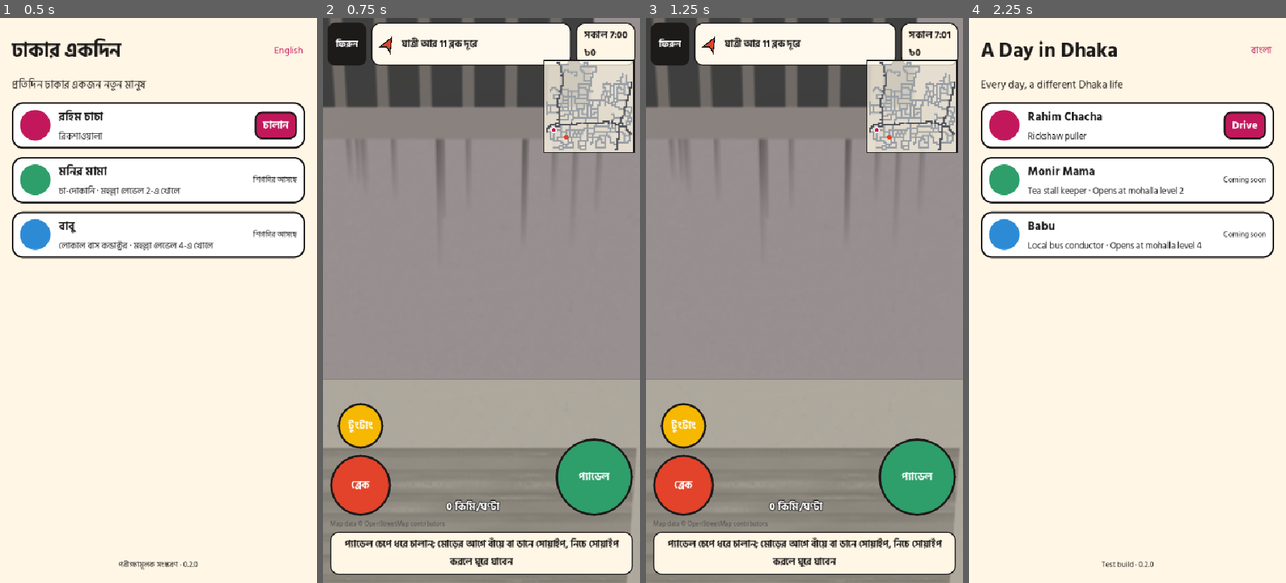
Above: before the commit, frames 1-4 (left to right).
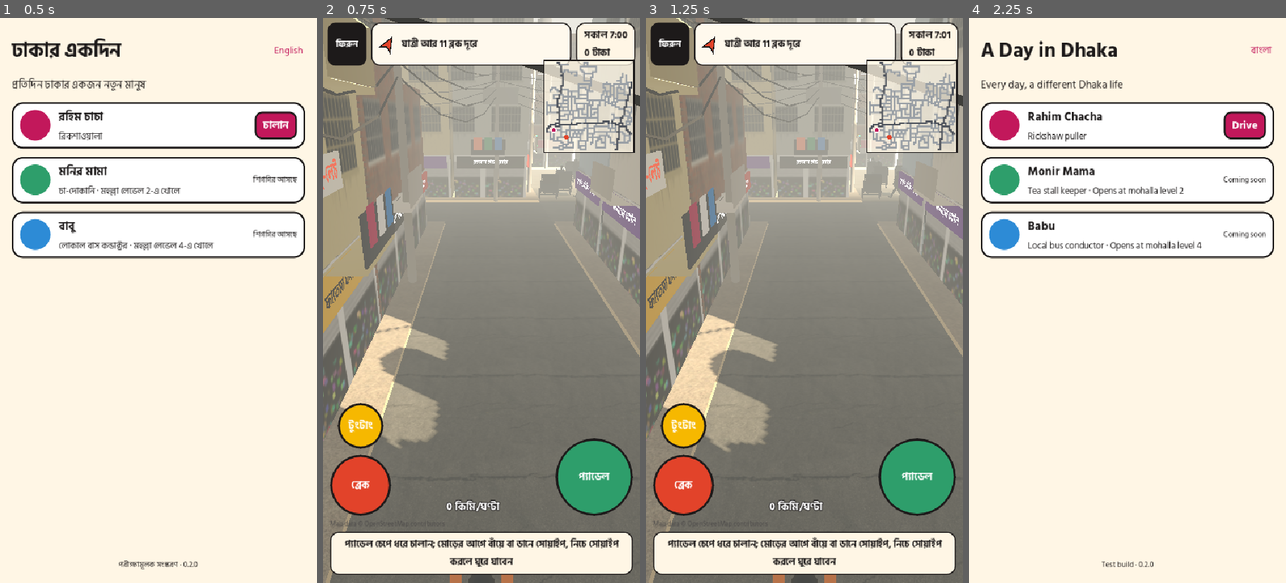
Above: after the commit, the same moments.

Repository: Habibur-Rahman-KUET-09/Dhakay-Akdin
Game: Godot game, scene res://scenes/main.tscn
Same seed, same stepped clock (60 frames per second), same inputs: the game is played once before the commit and once after it.
Inputs:
- Up to frame 1 (0.5 s): no input
- Up to frame 2 (0.75 s): click "চালান" at 0.5 s
- Up to frame 3 (1.25 s): no input
- Up to frame 4 (2.25 s): click "ফিরুন" at 1.25 s; click "English" at 2 s

Frame 1 is identical in both runs. In frame 2, 50% of the frame differs, in the area x 0-100%, y 0-100%; in frame 3, 50%; in frame 4, nothing differs.

Commit message:
3D: money as "টাকা", camera never inside a building
- In this font the taka sign reads like the digit ৬, so "৳0" looked like
  60: amounts are now written "45 টাকা" / "Tk 45".
- When there is a building behind the rickshaw the camera comes closer
  (and a little higher) until it is over the road, instead of showing the
  inside of a wall.

Co-Authored-By: Claude Opus 5.5 <noreply@anthropic.com>
Claude-Session: https://claude.ai/code/session_01D5VTTbiAkjZrLBvbSQEf7i

Diff:
--- a/game/content/strings.json
+++ b/game/content/strings.json
@@ -128,8 +128,8 @@
   "en": "Passenger {tiles} blocks away"
  },
  "offerTitle": {
-  "bn": "{place} যাবেন? ৳{fare}",
-  "en": "To {place}? ৳{fare}"
+  "bn": "{place} যাবেন? {fare} টাকা",
+  "en": "To {place}? Tk {fare}"
  },
  "type_normal": {
   "bn": "সাধারণ যাত্রী",
@@ -152,8 +152,8 @@
   "en": "Agree"
  },
  "counter": {
-  "bn": "৳{fare} দেন",
-  "en": "Ask ৳{fare}"
+  "bn": "{fare} টাকা চান",
+  "en": "Ask Tk {fare}"
  },
  "refuse": {
   "bn": "মানা",
@@ -164,20 +164,20 @@
   "en": "They said no and walked off"
  },
  "boarded": {
-  "bn": "যাত্রী উঠলেন: {place}, ৳{fare}",
-  "en": "Aboard: {place}, ৳{fare}"
+  "bn": "যাত্রী উঠলেন: {place}, {fare} টাকা",
+  "en": "Aboard: {place}, Tk {fare}"
  },
  "delivered": {
-  "bn": "পৌঁছে দিলেন! ৳{fare}{tip} · রেটিং {stars}/৫",
-  "en": "Delivered! ৳{fare}{tip} · rating {stars}/5"
+  "bn": "পৌঁছে দিলেন! {fare} টাকা{tip} · রেটিং {stars}/৫",
+  "en": "Delivered! Tk {fare}{tip} · rating {stars}/5"
  },
  "tipText": {
-  "bn": " + বখশিশ ৳{tip}",
-  "en": " + tip ৳{tip}"
+  "bn": " + বখশিশ {tip} টাকা",
+  "en": " + tip Tk {tip}"
  },
  "redLight": {
-  "bn": "লাল বাতি পার হলেন! জরিমানা ৳{fine}",
-  "en": "Ran a red light! Fine ৳{fine}"
+  "bn": "লাল বাতি পার হলেন! জরিমানা {fine} টাকা",
+  "en": "Ran a red light! Fine Tk {fine}"
  },
  "morning": {
   "bn": "সকাল",
@@ -208,8 +208,8 @@
   "en": "Day over"
  },
  "earned": {
-  "bn": "আজকের আয়: ৳{money}",
-  "en": "Earned today: ৳{money}"
+  "bn": "আজকের আয়: {money} টাকা",
+  "en": "Earned today: Tk {money}"
  },
  "tripsDone": {
   "bn": "ট্রিপ: {trips}",
@@ -220,16 +220,16 @@
   "en": "Average rating: {stars}/5"
  },
  "finesPaid": {
-  "bn": "জরিমানা: ৳{fines}",
-  "en": "Fines: ৳{fines}"
+  "bn": "জরিমানা: {fines} টাকা",
+  "en": "Fines: Tk {fines}"
  },
  "targetMet": {
-  "bn": "লক্ষ্য ৳{target} পূরণ হয়েছে!",
-  "en": "Target ৳{target} reached!"
+  "bn": "লক্ষ্য {target} টাকা পূরণ হয়েছে!",
+  "en": "Target Tk {target} reached!"
  },
  "targetMissed": {
-  "bn": "লক্ষ্য ছিল ৳{target}, কাল আবার চেষ্টা",
-  "en": "The target was ৳{target}; try again tomorrow"
+  "bn": "লক্ষ্য ছিল {target} টাকা, কাল আবার চেষ্টা",
+  "en": "The target was Tk {target}; try again tomorrow"
  },
  "again": {
   "bn": "আবার খেলুন",
@@ -238,5 +238,9 @@
  "toMohalla": {
   "bn": "মহল্লায় ফিরুন",
   "en": "Back to the mohalla"
+ },
+ "taka": {
+  "bn": "{n} টাকা",
+  "en": "Tk {n}"
  }
 }
--- a/game/scripts/world/rickshaw_scene.gd
+++ b/game/scripts/world/rickshaw_scene.gd
@@ -54,6 +54,7 @@
 var _bob := 0.0
 var _yaw := 0.0
 var _side := Vector3.ZERO
+var _back := CAMERA_BACK
 var _notice := ""
 var _notice_colour := Look.OUTLINE
 var _notice_left := 0.0
@@ -364,11 +365,20 @@
 	var pedalling := shift.pedal and d.moving
 	_paint.set_shader_parameter("custom_data", Vector4(0.0, 1.0 if pedalling else 0.0, 0.0, 1.0))
 	var forward := Vector3(-sin(_yaw), 0, -cos(_yaw))
+	# Behind the rickshaw may be a building: then the camera comes closer
+	# (and a little higher) until it stands over the road.
+	var back := CAMERA_BACK
+	for k in [1.0, 0.75, 0.5, 0.3]:
+		back = CAMERA_BACK * k
+		var at := rickshaw.position - forward * back
+		if shift.map.is_road(Vector2i(floori(at.x / City.T), floori(at.z / City.T))):
+			break
+	_back = back if snap else lerpf(_back, back, minf(1.0, dt * 6.0))
 	# A gentle sway with each push of the pedals.
 	if pedalling:
 		_bob += dt * d.speed * 9.0
 	var sway := Vector3(0, sin(_bob * 2.0) * 0.05, 0) + Vector3(-forward.z, 0, forward.x) * sin(_bob) * 0.04
-	camera.position = rickshaw.position - forward * CAMERA_BACK + Vector3.UP * CAMERA_UP + sway
+	camera.position = rickshaw.position - forward * _back + Vector3.UP * (CAMERA_UP + (CAMERA_BACK - _back) * 0.4) + sway
 	camera.look_at(rickshaw.position + forward * 8.0 + Vector3.UP * 1.2 + sway * 0.5)
 
 
@@ -386,7 +396,7 @@
 		else:
 			target = strings.t("toPassenger", {"tiles": shift.remaining})
 	hud.show_controls(shift.pedal, shift.brake, shift.speed_now * City.T * 3.6)
-	var status := "%s\n৳%d" % [_clock_text(), shift.money]
+	var status := "%s\n%s" % [_clock_text(), strings.t("taka", {"n": shift.money})]
 	hud.refresh(target, status, angle, _notice, _notice_colour, me, shift.destination)
 
 
@@ -485,7 +495,7 @@
 		body.material_override = paint
 		node.add_child(body)
 		var label := Label3D.new()
-		label.text = "%s\n৳%d" % [RoadMap.place_name(w.place, strings.lang), w.offer]
+		label.text = "%s\n%s" % [RoadMap.place_name(w.place, strings.lang), strings.t("taka", {"n": w.offer})]
 		label.font = Look.font(Look.BOLD)
 		label.font_size = 40
 		label.outline_size = 12
